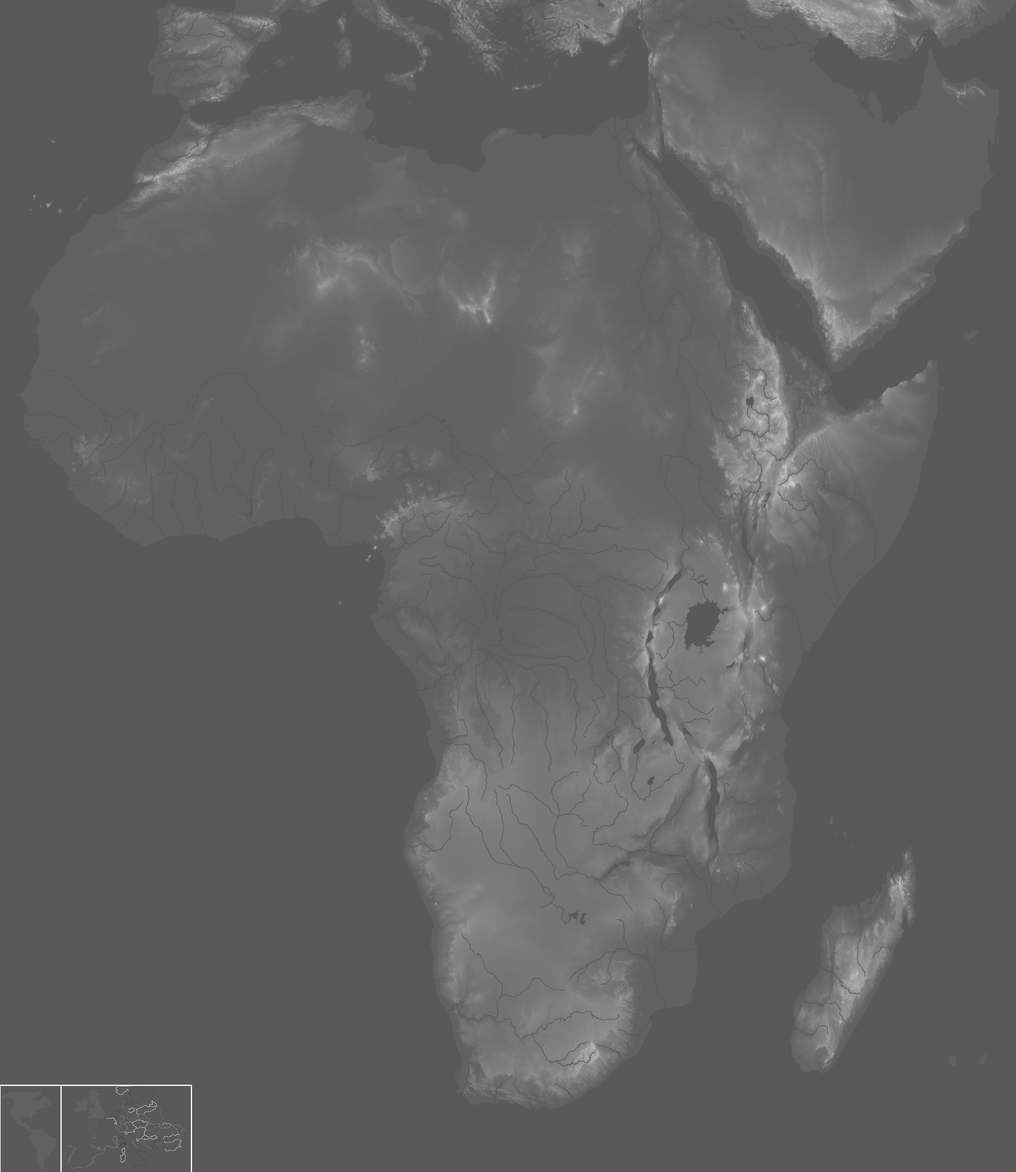
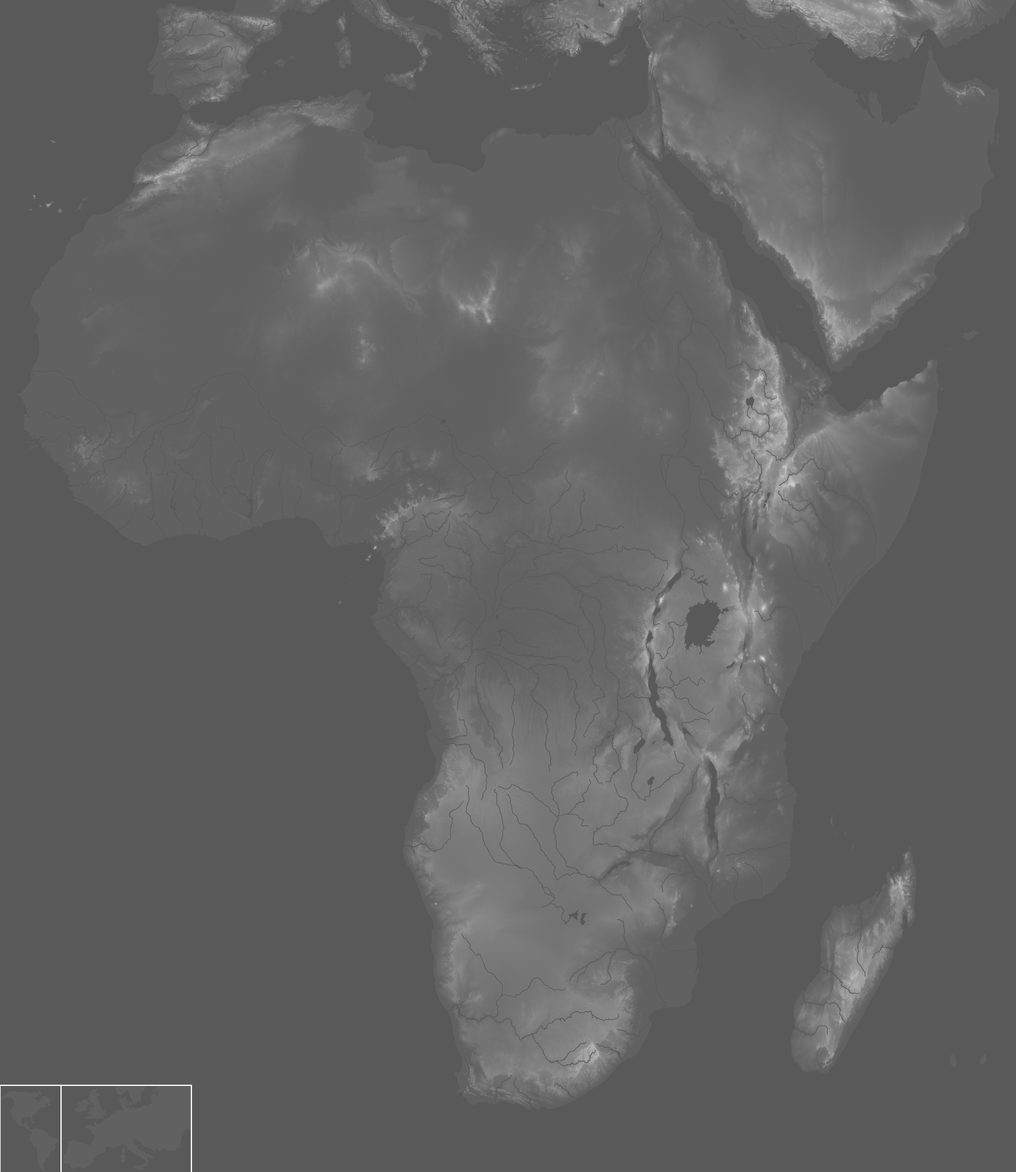
Comparing the layer stacks of the two 1016 × 1172 images. Changes:
painted on "tiles" over [63, 1086, 191, 1172]
